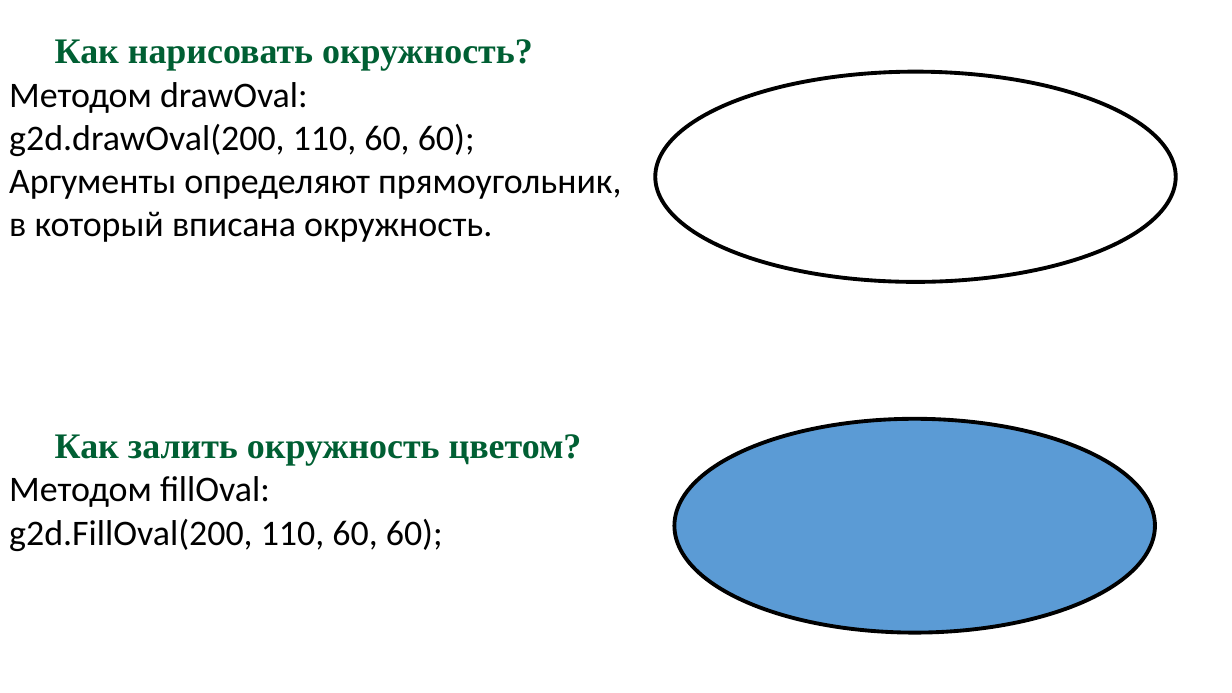
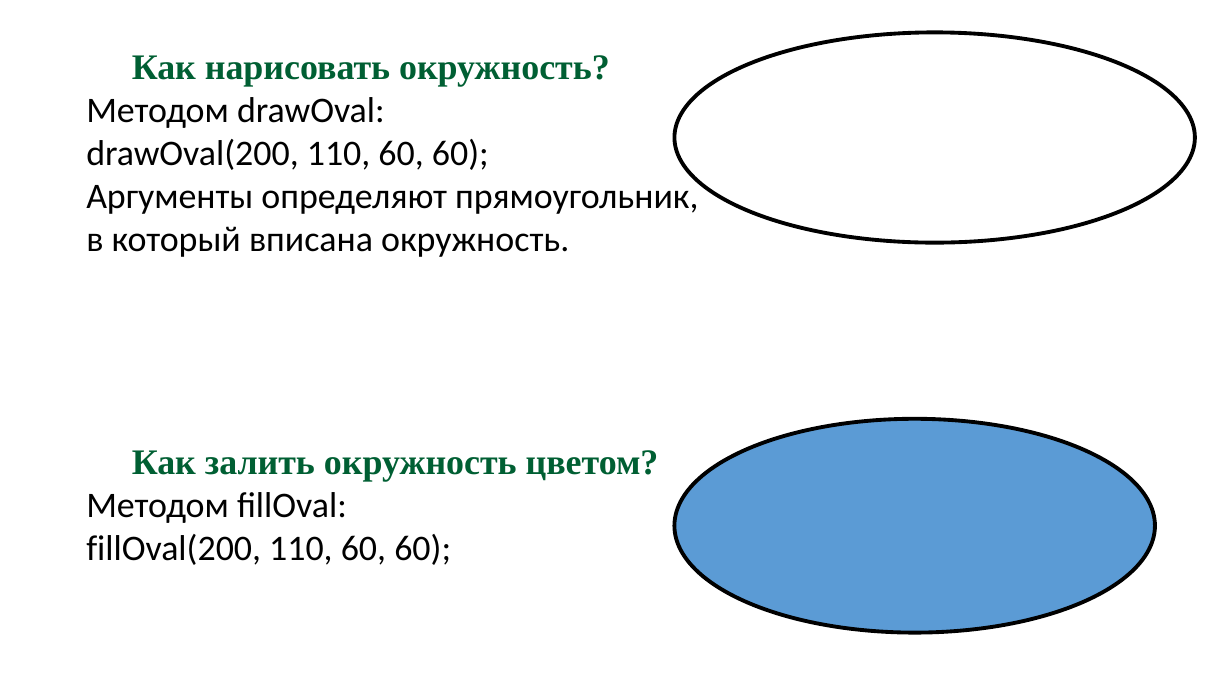
Before and after one commit to svetlanadegteva/presentation, a slide deck: slide 7 of модуль 1/Графика.pptx (slide 6 before the commit). Drawn at 1232x693 pixels with LibreOffice and Linux fonts; fonts in the diff are those of the drawing. Boxes give left, top, right and bottom in pixels: in the first picture for what was removed or moved away, otherwise in the second. Text is boxed around its words. In the diff, an @@ line names an element or a change of style, - is before the commit and + after.

```diff
--- a/модуль 1/Графика.pptx
+++ b/модуль 1/Графика.pptx
@@ text "Как нарисовать окружность?": place and size @@
-text "Как нарисовать окружность?" at [9, 39, 621, 551]
+text "Как нарисовать окружность?" at [86, 55, 698, 565]
@@ ellipse: place and size @@
-ellipse at [655, 72, 1176, 283]
+ellipse at [675, 32, 1195, 243]
@@ text at [86, 139, 489, 170]: text changed @@
-g2d.drawOval(200, 110, 60, 60);
+drawOval(200, 110, 60, 60);
@@ text at [86, 534, 451, 565]: text changed @@
-g2d.FillOval(200, 110, 60, 60);
+fillOval(200, 110, 60, 60);
```
Also in this commit, not shown: 3 other slides changed, 1 slide added.
